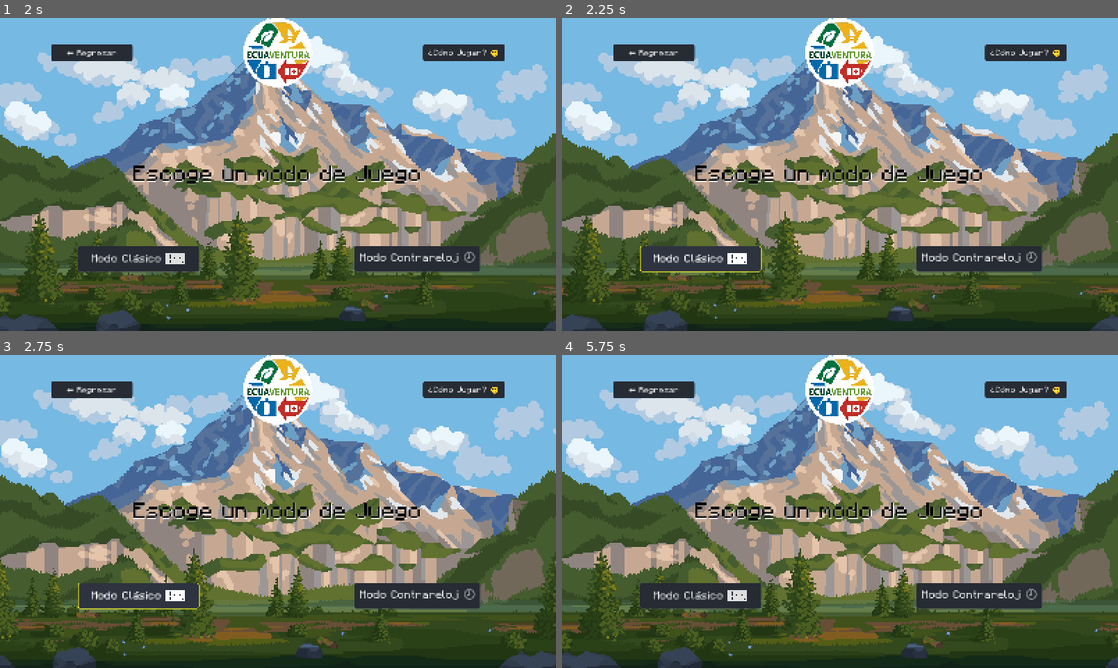
Above: before the commit, frames 1-4 (two rows, left to right).
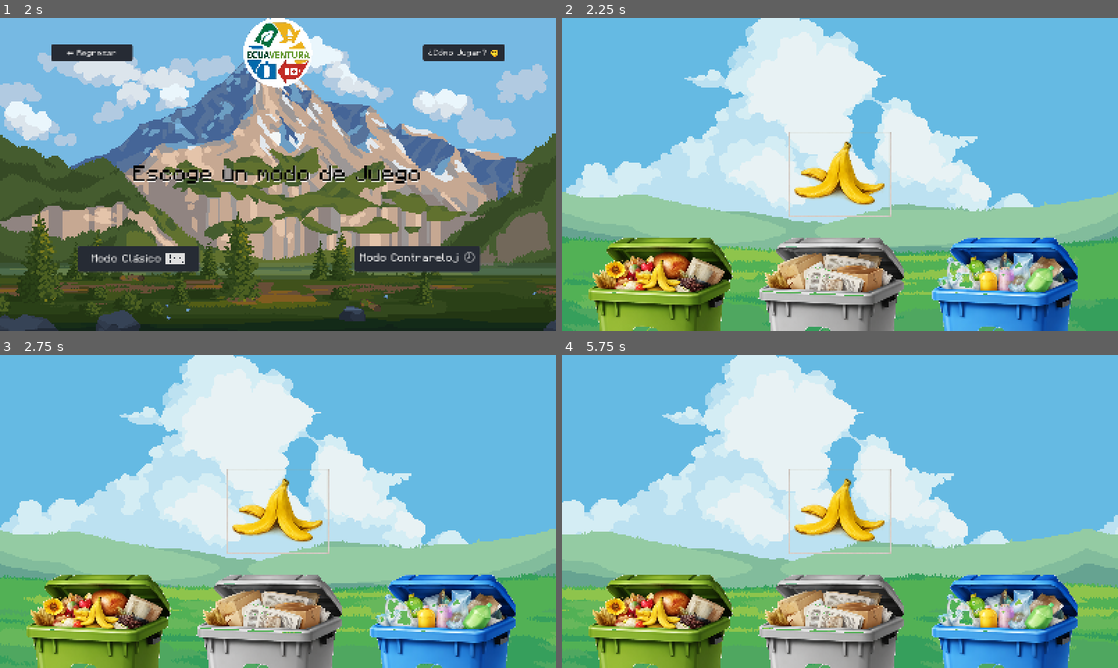
Above: after the commit, the same moments.

Repository: KealPetu/Ecuaventura
Game: Godot game, scene res://Scenes/Login.tscn
Same seed, same stepped clock (60 frames per second), same inputs: the game is played once before the commit and once after it.
Inputs (mouse positions are in pixels of both pictures, inside the frame that each line leads up to):
- Up to frame 1 (2 s): click (278, 224) at 0.52 s; type "Alex" at 0.6 s; click "¡Empecemos la aventura! ▶️" at 1.25 s
- Up to frame 2 (2.25 s): click "Modo Clásico 🕹️" at 2 s
- Up to frame 3 (2.75 s): no input
- Up to frame 4 (5.75 s): click (1023, 389) at 2.75 s, where only the run before the commit has a clickable "¿Cómo Jugar? 😵‍💫"; click (1023, 389) at 3.5 s, where only the run before the commit has a clickable "¿Cómo Jugar? 😵‍💫"; click (656, 389) at 4.25 s, where only the run before the commit has a clickable "⬅️ Regresar"; click (840, 636) at 5 s, where only the run before the commit has a clickable "¡Empecemos la aventura! ▶️"

Frame 1 is identical in both runs. In frame 2, 78% of the frame differs, in the area x 0-100%, y 0-100%; in frame 3, 78%; in frame 4, 79%.

Commit message:
Implementar gestión de red y conexión con Arduino; añadir nuevos modos de juego y actualizar datos de residuos.

Diff:
--- a/juego/Data/datos_residuos.json
+++ b/juego/Data/datos_residuos.json
@@ -1,15 +1,15 @@
 {
-	"04 91 B5 46 2A 02 89": {
+	"04 B1 51 4C 2A 02 89": {
 		"nombre": "Botella de Agua",
 		"tipo": "plastico",
 		"textura": "res://Assets/basuras/Plástico/Plastico-botella-de-agua.png"
 	},
-	"04 41 9C F9 29 02 89": {
+	"04 01 9E 48 2A 02 89": {
 		"nombre": "Cáscara de Banana",
 		"tipo": "organico",
 		"textura": "res://Assets/basuras/Orgánico/Organico-Cascara-de-platano.png"
 	},
-	"04 41 6F 4A 2A 02 89": {
+	"04 11 59 39 2A 02 89": {
 		"nombre": "Periódico Viejo",
 		"tipo": "papel",
 		"textura": "res://Assets/basuras/Papel/Papel-periodicos.png"
--- a/juego/Scenes/NivelBase.tscn
+++ b/juego/Scenes/NivelBase.tscn
@@ -47,4 +47,6 @@
 
 [node name="Timer" type="Timer" parent="."]
 
+[node name="HTTPRequest" type="HTTPRequest" parent="."]
+
 [editable path="Fondo_Parallax"]
--- a/juego/Scripts/MenuPrincipal.gd
+++ b/juego/Scripts/MenuPrincipal.gd
@@ -1,9 +1,24 @@
 extends Control
 
 @onready var boton_regresar: Button = $ContenedorGeneral/PanelSuperior/BotonRegresar
+@onready var boton_modo_clasico: Button = $ContenedorGeneral/PanelInferior/BotonModoClasico
+@onready var boton_modo_contrareloj: Button = $ContenedorGeneral/PanelInferior/BotonModoContrareloj
+@onready var boton_como_jugar: Button = $ContenedorGeneral/PanelSuperior/BotonComoJugar
 
 func _ready() -> void:
+	boton_modo_clasico.pressed.connect(ir_modo_clasico)
 	boton_regresar.pressed.connect(regresar_menu_login)
+	boton_modo_contrareloj.pressed.connect(ir_modo_contrarreloj)
+	boton_como_jugar.pressed.connect(ir_tutorial)
 
 func regresar_menu_login() -> void:
 	get_tree().change_scene_to_file("res://Scenes/Login.tscn")
+
+func ir_modo_clasico():
+	get_tree().change_scene_to_file("res://Scenes/Modos/NivelClasico.tscn")
+
+func ir_modo_contrarreloj():
+	get_tree().change_scene_to_file("res://Scenes/Modos/NivelContrarreloj.tscn")
+
+func ir_tutorial():
+	get_tree().change_scene_to_file("res://Scenes/Modos/NivelTutorial.tscn")
--- /dev/null
+++ b/juego/Scripts/NetworkManager.gd
@@ -0,0 +1,47 @@
+extends Node
+
+# URL de tu servidor FastAPI (Localhost)
+var ws_url = "ws://127.0.0.1:8000/ws/godot"
+var socket = WebSocketPeer.new()
+
+signal etiqueta_detectada(uid)
+
+func _ready():
+	connect_to_server()
+
+func connect_to_server():
+	print("Conectando a FastAPI...")
+	var err = socket.connect_to_url(ws_url)
+	if err != OK:
+		print("Error al conectar.")
+		set_process(false)
+	else:
+		print("Conexión realizada!")
+
+func _process(delta):
+	socket.poll() # Importante: procesar eventos de red
+
+	var state = socket.get_ready_state()
+
+	if state == WebSocketPeer.STATE_OPEN:
+		# Si hay paquetes pendientes, leerlos
+		while socket.get_available_packet_count() > 0:
+			var packet = socket.get_packet()
+			var mensaje = packet.get_string_from_utf8()
+			_procesar_mensaje(mensaje)
+
+	elif state == WebSocketPeer.STATE_CLOSED:
+		# Opcional: Reintentar conexión aquí
+		pass
+
+func _procesar_mensaje(json_str):
+	var json = JSON.new()
+	var error = json.parse(json_str)
+
+	if error == OK:
+		var data = json.data
+		# Verificamos si es una acción RFID
+		if data.has("action") and data["action"] == "rfid":
+			var uid = data["uid"]
+			print("¡Etiqueta recibida desde Python!: ", uid)
+			emit_signal("etiqueta_detectada", uid)
--- a/juego/project.godot
+++ b/juego/project.godot
@@ -15,6 +15,10 @@
 config/features=PackedStringArray("4.5", "GL Compatibility")
 boot_splash/image="uid://drpe0jd8s8xfm"
 config/icon="uid://drpe0jd8s8xfm"
+
+[autoload]
+
+NetworkManager="*res://Scripts/NetworkManager.gd"
 
 [display]
 
Not shown, added: juego/Scripts/NetworkManager.gd.uid
Not shown, added: server/bridge.py
Not shown, added: server/server.py
